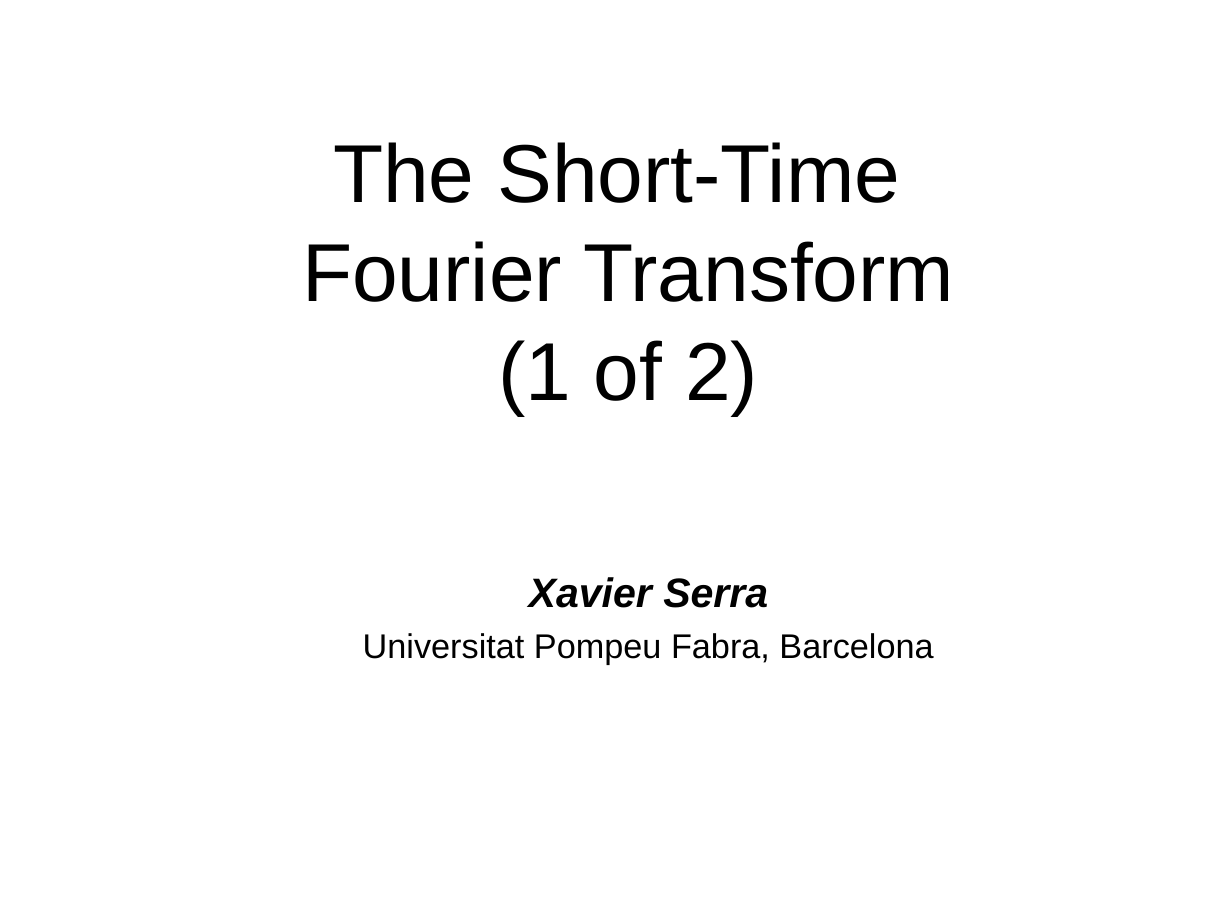
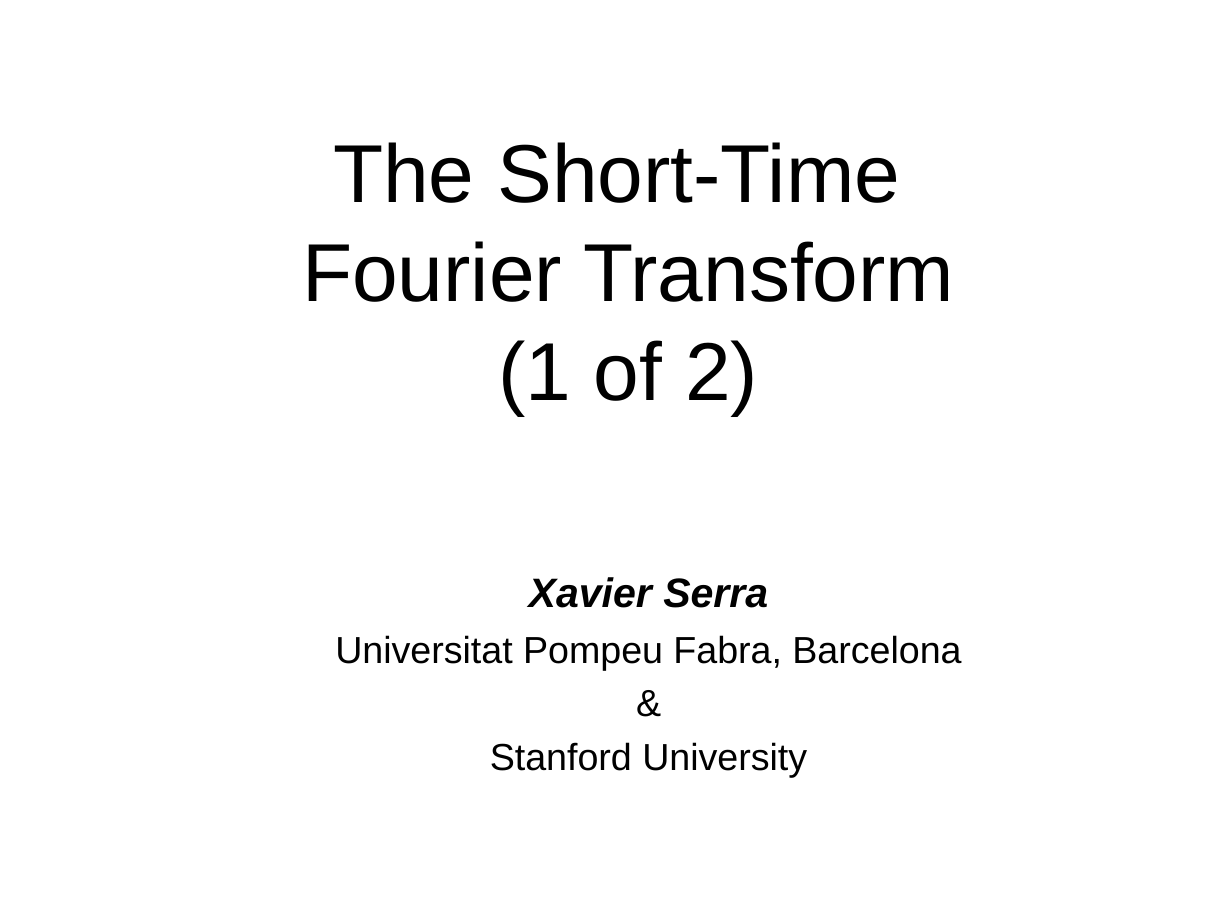
Before and after one commit to MTG/sms-tools, a slide deck: slide 1 of lectures/4-STFT/STFT-1.odp. Drawn at 1232x924 pixels with LibreOffice and Linux fonts; fonts in the diff are those of the drawing. Boxes give left, top, right and bottom in pixels: in the first picture for what was removed or moved away, otherwise in the second. Text is boxed around its words. In the diff, an @@ line names an element or a change of style, - is before the commit and + after.

```diff
--- a/lectures/4-STFT/STFT-1.odp
+++ b/lectures/4-STFT/STFT-1.odp
@@ text at <box>335,635,961,670</box>: size 20 to 22 pt in "Universitat Pompeu Fabra, Barcelona" @@
@@ text at <box>490,742,807,777</box>: paragraphs added @@
+&
+Stanford University
```
Also in this commit, not shown: 1 other slide changed, 8 other files.
